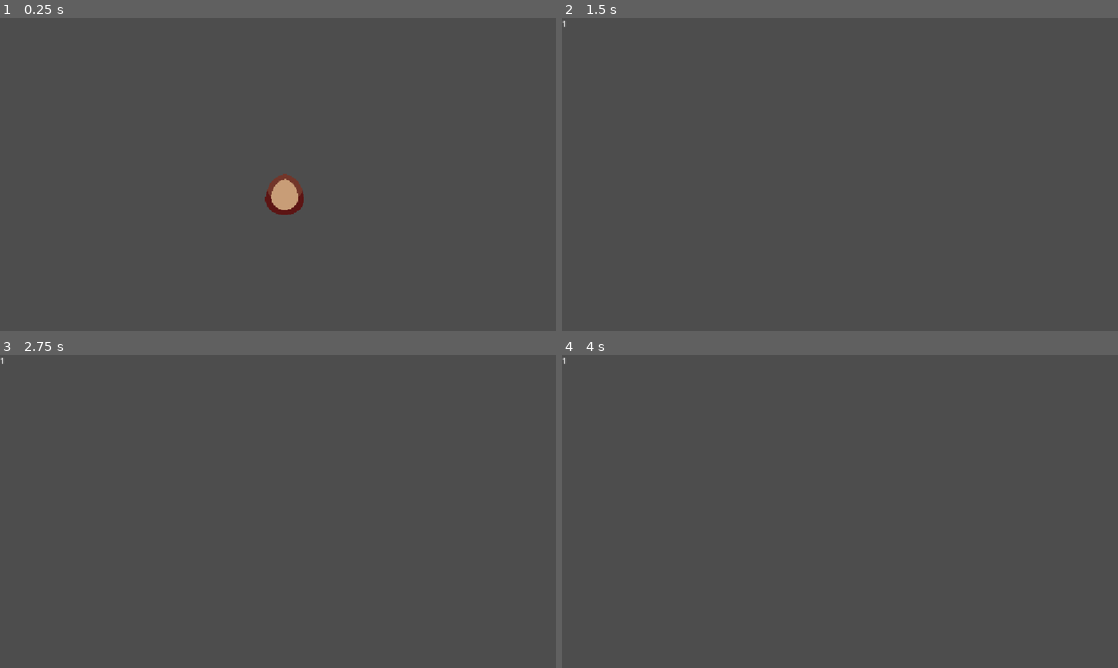
Above: before the commit, frames 1-4 (two rows, left to right).
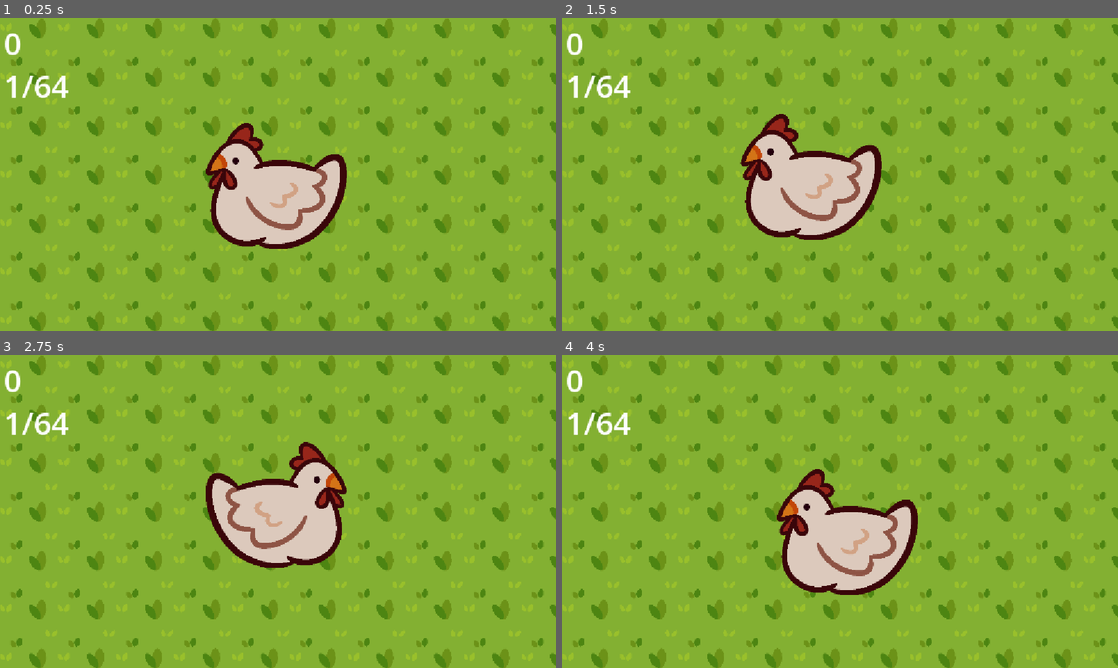
Above: after the commit, the same moments.

Repository: DominikaMazur3/kury-i-jajka
Game: Godot game, scene res://gra.tscn
Two runs of this game, one before a commit and one after it. Both use one fixed random seed, a clock stepped at 60 frames per second and the inputs below.
Inputs (mouse positions are in pixels of both pictures, inside the frame that each line leads up to):
- Up to frame 1 (0.25 s): no input
- Up to frame 2 (1.5 s): click (845, 193) at 0.52 s
- Up to frame 3 (2.75 s): no input
- Up to frame 4 (4 s): no input

The runs differ from the first frame. In frame 1, 100% of the frame differs, in the area x 0-100%, y 0-100%; in frame 2, 100%; in frame 3, 100%; in frame 4, 100%.

Commit message:
wersja finałowa

Diff:
--- a/gra.gd
+++ b/gra.gd
@@ -17,6 +17,7 @@
 	if kury >= max_kury:
 		limit = true
 		get_node("nowa_gra").show()
+		get_node("nowa_gra/zebrane punkty").set_text(str(punkty))
 
 func _on_nowa_gra_pressed() -> void:
 	get_tree().reload_current_scene()
--- a/gra.tscn
+++ b/gra.tscn
@@ -2,6 +2,19 @@
 
 [ext_resource type="PackedScene" uid="uid://dk5gslyhaqg0c" path="res://kura.tscn" id="1_0ubnc"]
 [ext_resource type="Script" uid="uid://b3j3rmdlrs3eh" path="res://gra.gd" id="1_vmmra"]
+[ext_resource type="Texture2D" uid="uid://ybwgmfauna7v" path="res://sprites/tlo.png" id="3_uhg20"]
+
+[sub_resource type="LabelSettings" id="LabelSettings_h35r2"]
+font_size = 64
+
+[sub_resource type="LabelSettings" id="LabelSettings_3ml6u"]
+font_size = 64
+
+[sub_resource type="LabelSettings" id="LabelSettings_gdfc0"]
+font_size = 20
+
+[sub_resource type="LabelSettings" id="LabelSettings_uhg20"]
+font_size = 50
 
 [node name="Korzen" type="Node2D" unique_id=150344719]
 script = ExtResource("1_vmmra")
@@ -9,16 +22,26 @@
 [node name="kura" parent="." unique_id=912475118 instance=ExtResource("1_0ubnc")]
 position = Vector2(590, 366)
 
+[node name="5s" parent="kura" index="2" unique_id=834268625]
+wait_time = 0.001
+
 [node name="punkty" type="Label" parent="." unique_id=2070178092]
 z_index = 3
-offset_right = 40.0
-offset_bottom = 23.0
+offset_left = 8.0
+offset_top = 8.0
+offset_right = 48.0
+offset_bottom = 53.0
+text = "0"
+label_settings = SubResource("LabelSettings_h35r2")
 
 [node name="limit" type="Label" parent="." unique_id=107929355]
 z_index = 3
-offset_top = 71.0
-offset_right = 40.0
-offset_bottom = 94.0
+offset_left = 8.0
+offset_top = 96.0
+offset_right = 143.0
+offset_bottom = 184.0
+text = "1/64"
+label_settings = SubResource("LabelSettings_3ml6u")
 
 [node name="nowa_gra" type="Button" parent="." unique_id=1717177419]
 visible = false
@@ -29,4 +52,33 @@
 offset_bottom = 364.0
 text = "Nowa gra"
 
+[node name="koniec_gry" type="Label" parent="nowa_gra" unique_id=1208216246]
+z_index = -1
+layout_mode = 0
+offset_top = -96.0
+offset_right = 320.0
+offset_bottom = -68.0
+text = "Koniec gry! Zebrane punkty:"
+label_settings = SubResource("LabelSettings_gdfc0")
+horizontal_alignment = 1
+
+[node name="zebrane punkty" type="Label" parent="nowa_gra" unique_id=1902122292]
+z_index = -1
+layout_mode = 0
+offset_top = -70.0
+offset_right = 320.0
+text = "0"
+label_settings = SubResource("LabelSettings_uhg20")
+horizontal_alignment = 1
+
+[node name="tlo" type="TextureRect" parent="." unique_id=741354710]
+z_index = -1
+offset_right = 1152.0
+offset_bottom = 648.0
+mouse_filter = 2
+texture = ExtResource("3_uhg20")
+stretch_mode = 1
+
 [connection signal="pressed" from="nowa_gra" to="." method="_on_nowa_gra_pressed"]
+
+[editable path="kura"]
--- a/kura.gd
+++ b/kura.gd
@@ -42,6 +42,7 @@
 	var nowa_kura = kura.instantiate()
 	nowa_kura.position = position
 	get_parent().add_child(nowa_kura)
+	get_node("znies_jajko").set_wait_time(5.0 + randf_range(-0.8,0.8))
 
 func _on_jajko_przycisk_pressed() -> void:
 	get_parent().punkty += 1
Binary file added: sprites/tlo.png
Not shown, added: sprites/tlo.png.import
